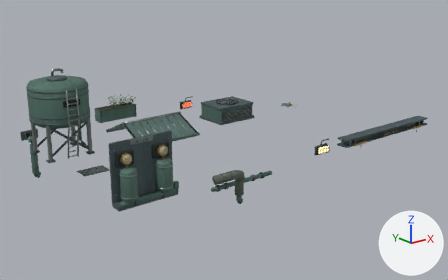
Two versions of the Blender file art/blender/pressure-and-roof.blend, one commit apart.
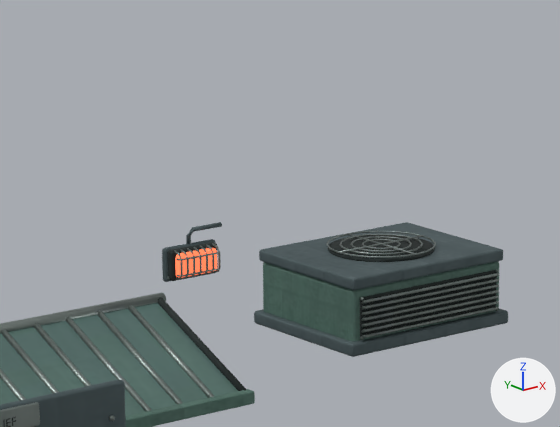
Old and new are each drawn whole from a 50 mm camera at (-7.84, -13.22, 6.39) aimed at (5.53, 3.5, -0.3) and again close up on the part from 32% to 59% of the width and 17% to 50% of the height. The lights are fixed; the arrows at lower right show +X, +Y and +Z. The older version's two pictures come first.

Objects in the first close-up: 'Corrugated mounting panel', 'Decommissioned intake shell', 'Deep fan intake throat', 'Etched serial plate', 'Folded curb', 'Folded gutter at eaves', 'Inlaid intake shadow', 'Rake glazing bar.001', 'Rebated frosted roof panel', 'Standing zinc glazing rib.007', 'Upper plenum fan cover', 'Watertight ridge' and 32 more.
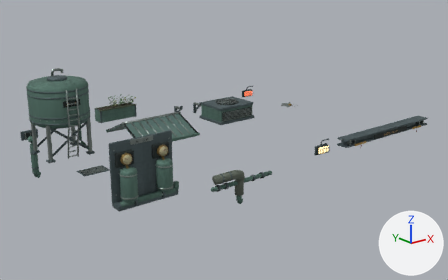
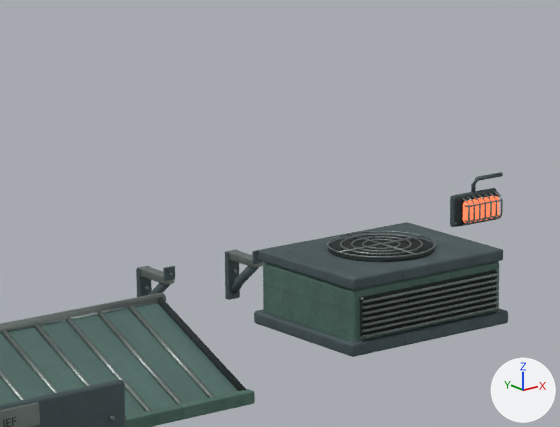
ob_beacon is not drawn itself; it is the parent of ob_gasketed_cast_backplate_001, ob_recessed_lamp_body_001, ob_molded_wire_glass_lens_001, ob_protective_cage_bow_007, ob_protective_cage_bow_008, ob_protective_cage_bow_009, ob_protective_cage_bow_010, ob_protective_cage_bow_011.

Boxes [x1, y1, x2, y2] around the edits, measured in the close-ups (560 x 427 px):
'Molded wire-glass lens.001', moved: before [175, 248, 217, 278]; after [463, 196, 499, 223]
'Recessed lamp body.001', moved: before [168, 242, 218, 281]; after [455, 191, 499, 226]
'Gasketed cast backplate.001', moved: before [162, 239, 216, 282]; after [450, 188, 497, 227]
'Vertical fascia plate.001', added: after [225, 249, 240, 300]
'Painted power elbow.001', moved: before [186, 222, 222, 244]; after [471, 172, 503, 193]
'Box rail seat', added: after [138, 266, 174, 285]
'Box rail seat.001', added: after [228, 250, 263, 268]
'Welded diagonal knee.001', added: after [231, 266, 259, 294]
'Vertical fascia plate', added: after [136, 266, 152, 297]
'External retaining stop', added: after [163, 266, 175, 281]
'Longitudinal cage rail.002', moved: before [177, 268, 220, 277]; after [464, 215, 502, 222]
'Longitudinal cage rail.003', moved: before [177, 252, 220, 260]; after [465, 198, 502, 207]
'Welded diagonal knee', added (mostly hidden): after [148, 283, 170, 295]
'Protective cage bow.007', moved: before [174, 250, 183, 280]; after [462, 198, 470, 225]
'Protective cage bow.013', moved: before [212, 243, 221, 273]; after [495, 192, 503, 219]
'Protective cage bow.008', moved: before [180, 249, 189, 279]; after [467, 197, 475, 225]
'Protective cage bow.009', moved: before [187, 248, 195, 278]; after [473, 196, 481, 223]
'Protective cage bow.010', moved: before [193, 247, 202, 277]; after [479, 195, 486, 222]
'Protective cage bow.011', moved: before [200, 246, 208, 275]; after [484, 194, 492, 221]
'Protective cage bow.012', moved: before [206, 244, 214, 274]; after [490, 193, 497, 220]
'External retaining stop.001', added: after [252, 250, 263, 264]
'Hex fastener.020', reshaped (not visible before): after [145, 286, 149, 290]

Patch to the scene script:
```diff
--- a/art/blender/pressure-and-roof.blend.py
+++ b/art/blender/pressure-and-roof.blend.py
@@ ob_beacon @@
 ob_beacon = bpy.data.objects.new('Beacon', None)
-ob_beacon.location = (6.8, 7.7, 0.0)
+ob_beacon.location = (10.2, 7.7, 0.0)
@@ ob_external_retaining_stop_001 @@
+ob_external_retaining_stop_001 = bpy.data.objects.new('External retaining stop.001', me_cube_082)  # 24 vertices, 26 faces; spans x -0.056..0.056, y -0.016..0.016, z -0.06..0.06
+ob_external_retaining_stop_001.parent = ob_planterbracket
+ob_external_retaining_stop_001.location = (0.49, -0.415, 0.034)
@@ ob_planterbracket @@
+ob_planterbracket = bpy.data.objects.new('PlanterBracket', None)
+ob_planterbracket.location = (6.8, 7.7, 0.0)
@@ ob_welded_diagonal_knee_001 @@
+ob_welded_diagonal_knee_001 = bpy.data.objects.new('Welded diagonal knee.001', me_welded_diagonal_knee_001)  # 30 vertices, 22 faces; spans x 0.447..0.533, y -0.389..-0.008, z -0.387..-0.026
+ob_welded_diagonal_knee_001.parent = ob_planterbracket
+ob_welded_diagonal_knee_001.location = (0.0, 0.0, 0.0)
@@ ob_box_rail_seat_001 @@
+ob_box_rail_seat_001 = bpy.data.objects.new('Box rail seat.001', me_cube_081)  # 24 vertices, 26 faces; spans x -0.054..0.054, y -0.22..0.22, z -0.038..0.038
+ob_box_rail_seat_001.parent = ob_planterbracket
+ob_box_rail_seat_001.location = (0.49, -0.204, -0.025)
@@ ob_vertical_fascia_plate_001 @@
+ob_vertical_fascia_plate_001 = bpy.data.objects.new('Vertical fascia plate.001', me_cube_080)  # 24 vertices, 26 faces; spans x -0.066..0.066, y -0.03..0.03, z -0.226..0.226
+ob_vertical_fascia_plate_001.parent = ob_planterbracket
+ob_vertical_fascia_plate_001.location = (0.49, -0.012, -0.214)
@@ ob_external_retaining_stop @@
+ob_external_retaining_stop = bpy.data.objects.new('External retaining stop', me_cube_079_1)  # 24 vertices, 26 faces; spans x -0.056..0.056, y -0.016..0.016, z -0.06..0.06
+ob_external_retaining_stop.parent = ob_planterbracket
+ob_external_retaining_stop.location = (-0.49, -0.415, 0.034)
@@ ob_welded_diagonal_knee @@
+ob_welded_diagonal_knee = bpy.data.objects.new('Welded diagonal knee', me_welded_diagonal_knee)  # 30 vertices, 22 faces; spans x -0.533..-0.447, y -0.389..-0.008, z -0.387..-0.026
+ob_welded_diagonal_knee.parent = ob_planterbracket
+ob_welded_diagonal_knee.location = (0.0, 0.0, 0.0)
@@ ob_box_rail_seat @@
+ob_box_rail_seat = bpy.data.objects.new('Box rail seat', me_cube_078_1)  # 24 vertices, 26 faces; spans x -0.054..0.054, y -0.22..0.22, z -0.038..0.038
+ob_box_rail_seat.parent = ob_planterbracket
+ob_box_rail_seat.location = (-0.49, -0.204, -0.025)
@@ ob_vertical_fascia_plate @@
+ob_vertical_fascia_plate = bpy.data.objects.new('Vertical fascia plate', me_cube_077_1)  # 24 vertices, 26 faces; spans x -0.066..0.066, y -0.03..0.03, z -0.226..0.226
+ob_vertical_fascia_plate.parent = ob_planterbracket
+ob_vertical_fascia_plate.location = (-0.49, -0.012, -0.214)
```
